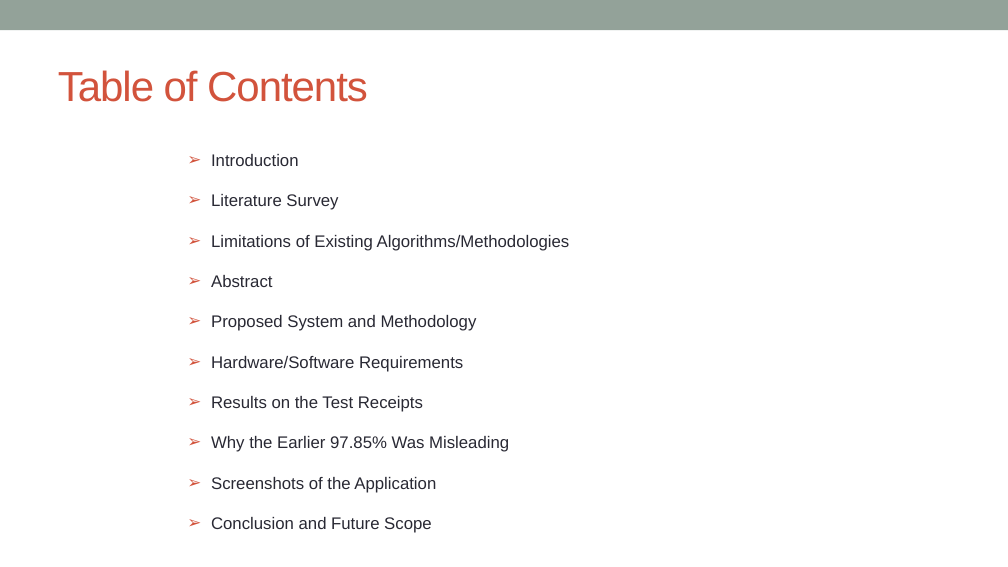
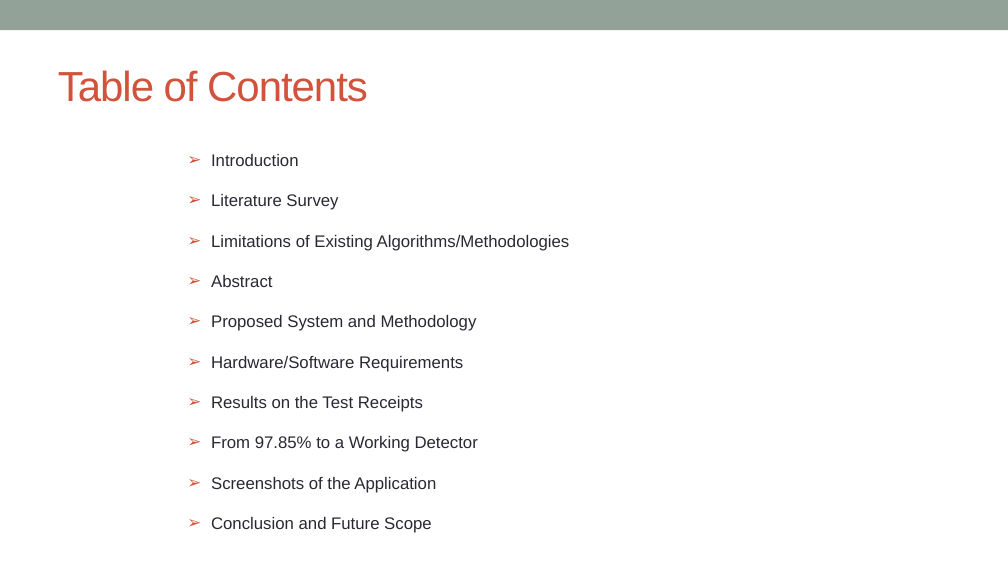
Before and after one commit to anjanireddyc-max/findoc-ai, a slide deck: slide 2 of report/FinDoc_AI_Review_PPT_Updated.pptx. Drawn at 1008x567 pixels with LibreOffice and Linux fonts; fonts in the diff are those of the drawing. Boxes give left, top, right and bottom in pixels: in the first picture for what was removed or moved away, otherwise in the second. Text is boxed around its words. In the diff, an @@ line names an element or a change of style, - is before the commit and + after.

```diff
--- a/report/FinDoc_AI_Review_PPT_Updated.pptx
+++ b/report/FinDoc_AI_Review_PPT_Updated.pptx
@@ text at [211,436,478,452]: text changed @@
-➢ Why the Earlier 97.85% Was Misleading
+➢ From 97.85% to a Working Detector
```
Also in this commit, not shown: 7 other slides changed, 4 other files.
